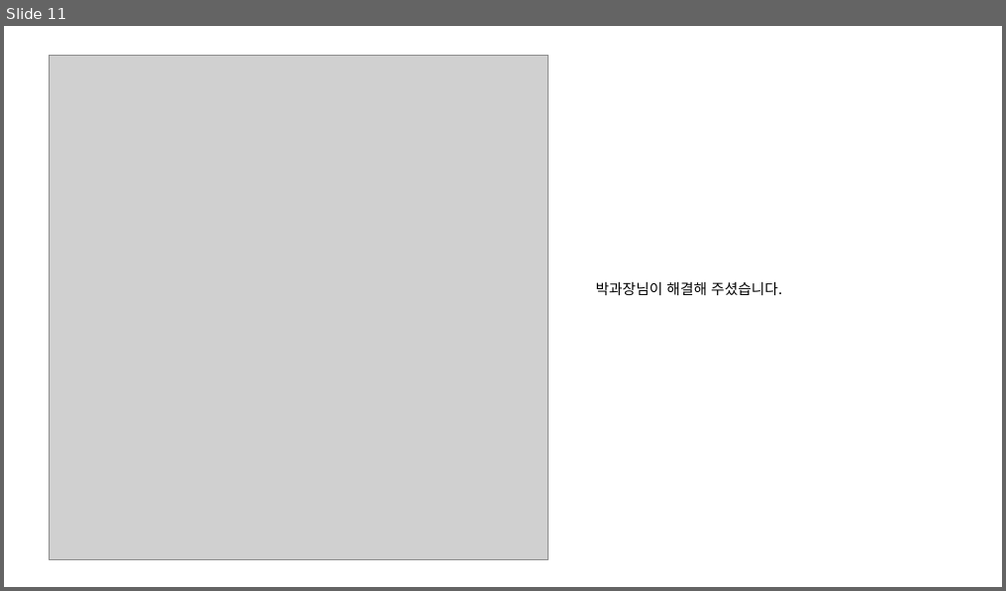
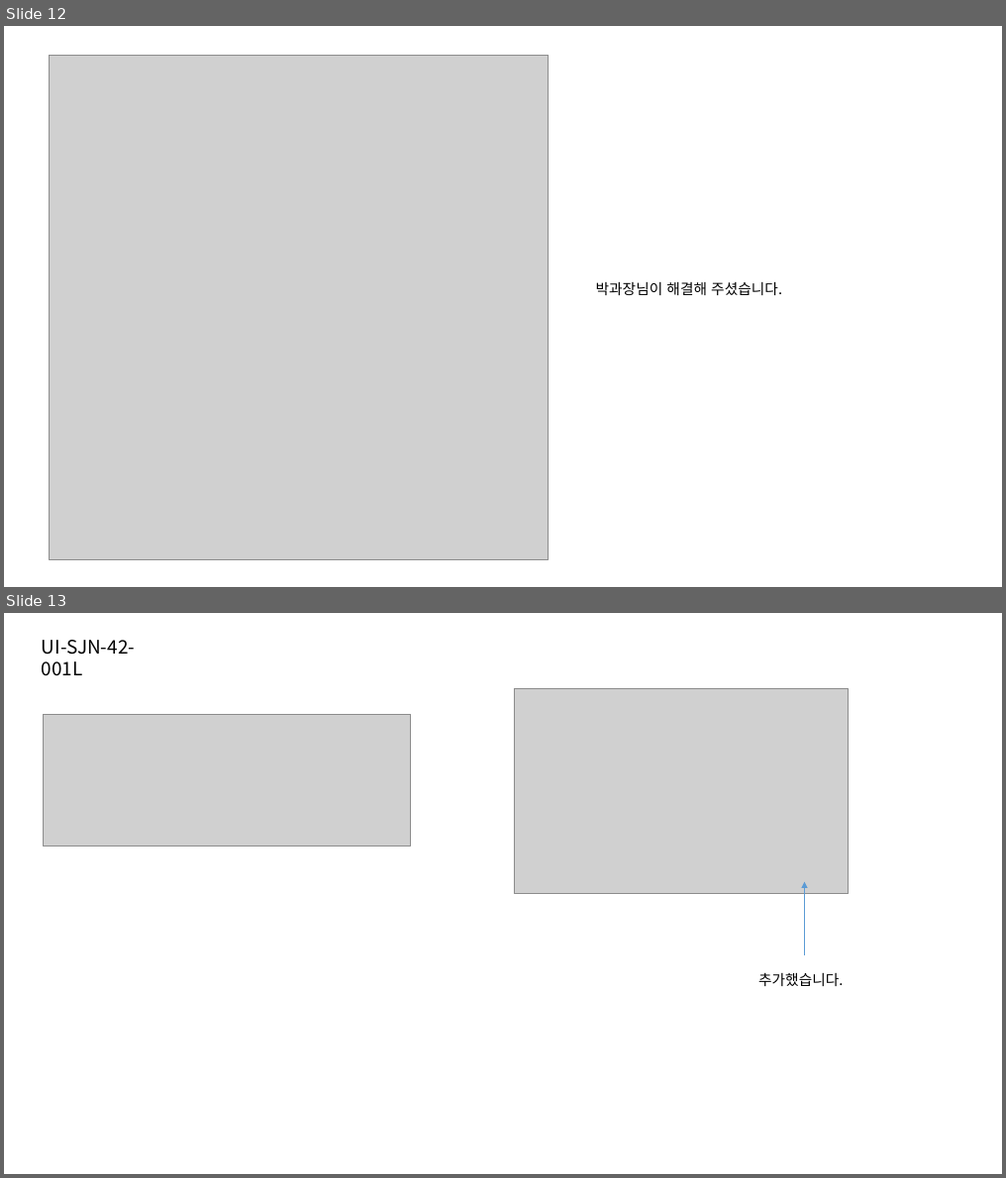
Before and after one commit to jeoungGyy/sejong, a slide deck: ppt/04-05.pptx. Shown one above the other, each under a label of ours: slide 11 before the commit, slides 12 and 13 after it. The pictures are 1006x591 and 1006x1178 pixels, drawn with LibreOffice and Linux fonts; fonts in the diff are those of the drawing; grey boxes stand for pictures. Boxes give left, top, right and bottom in pixels: in the first picture for what was removed or moved away, otherwise in the second. Text is boxed around its words. In the diff, an @@ line names an element or a change of style, - is before the commit and + after.

Commit message:
추가 수정

```diff
--- a/ppt/04-05.pptx
+++ b/ppt/04-05.pptx
@@ slide 13 added at (x1=4, y1=613, x2=1002, y2=1174), background #FFFFFF @@
@@ text added at (x1=42, y1=640, x2=135, y2=676), 18 pt, text #000000 @@
+UI-SJN-42-001L
@@ picture added at (x1=514, y1=688, x2=848, y2=894) @@
@@ picture added at (x1=43, y1=714, x2=411, y2=846) @@
@@ arrow added from (804, 956) to (804, 881), #5B9BD5 0.5 pt @@
@@ text added at (x1=758, y1=973, x2=843, y2=986), 14 pt, text #000000 @@
+추가했습니다.
@@ what was slide 11 is now slide 12 @@
```
Also in this commit, not shown: 1 other slide added, 2 slides removed, 9 other files.
